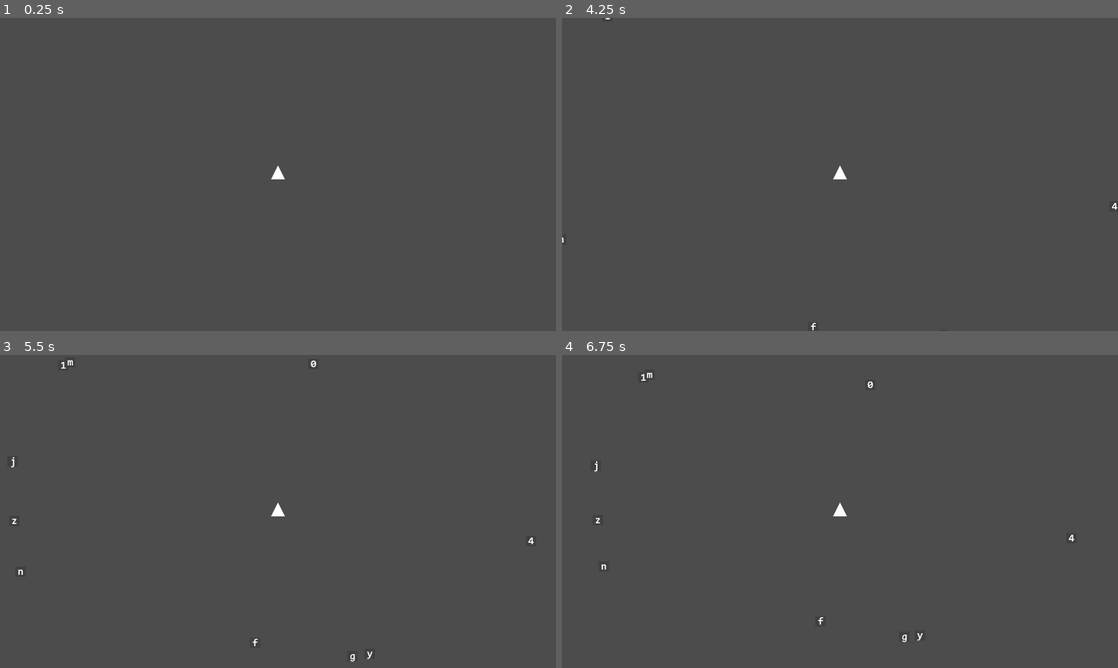
Above: before the commit, frames 1-4 (two rows, left to right).
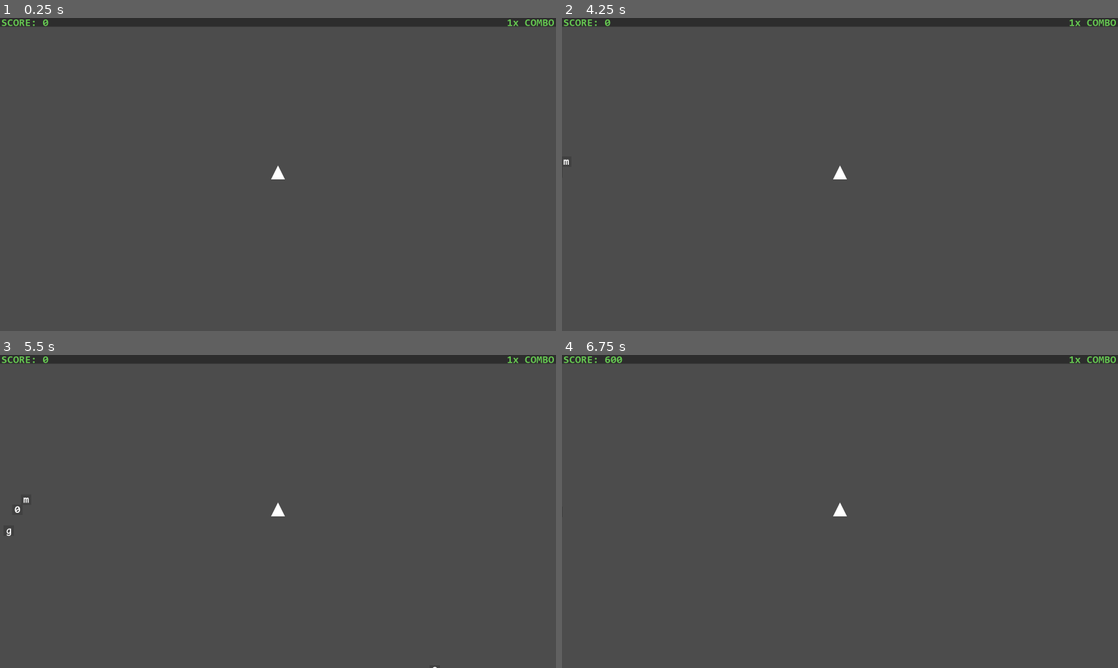
Above: after the commit, the same moments.

Repository: vindow/C-TYPE
Game: Godot game, scene res://scenes/level.tscn
The game is run twice, just before and just after one commit, with the same random seed, the same clock (stepped at 60 frames per second) and the same inputs.
Inputs:
- Up to frame 1 (0.25 s): no input
- Up to frame 2 (4.25 s): tap Enter at 0.5, 2, 3.5 s; hold D 0.53-1.28 s; tap 1 at 0.6 s; tap Space at 0.77, 1.07, 1.25, 1.52, 1.82, 2.75, 3.02, 3.32, 3.77, 4.07 s; tap 3 at 0.8, 1.35 s; hold S 1.28-2.03 s; tap 4 at 1.55, 2.1 s; hold D 2.03-2.78 s; tap 5 at 2.3, 2.85 s; hold W 2.78-3.53 s; tap 2 at 3.05, 3.6 s; hold A from 3.53 s (still down); tap 6 at 3.8 s
- Up to frame 3 (5.5 s): tap 6 at 4.35 s; tap Space at 4.52, 4.82 s; tap 7 at 4.55, 5.1 s; release A at 5.03 s; hold S from 5.03 s (still down); tap 8 at 5.3 s
- Up to frame 4 (6.75 s): release S at 5.78 s; hold D 5.78-6.53 s; tap 8 at 5.85 s; tap Space at 6.02, 6.32 s; tap 9 at 6.05, 6.6 s; hold W from 6.53 s (still down)

The runs differ from the first frame. In frame 1, 2.6% of the frame differs, in the area x 0-100%, y 0-3%; in frame 2, 2.7%; in frame 3, 2.8%; in frame 4, 2.8%, in the area x 0-100%, y 0-92%.
Error after the commit: Invalid get index 'ascii_code' (on base: 'previously freed instance'). (res://scripts/level.gd:141)

Commit message:
Added staggered enemy spawning, HUD, and bomb mechanic

Diff:
--- /dev/null
+++ b/scenes/HUD.tscn
@@ -0,0 +1,30 @@
+[gd_scene load_steps=3 format=2]
+
+[ext_resource path="res://scripts/HUD.gd" type="Script" id=1]
+[ext_resource path="res://assets/fonts/code_new_roman.tres" type="DynamicFont" id=2]
+
+[node name="HUD" type="Control"]
+anchor_right = 1.0
+anchor_bottom = 1.0
+script = ExtResource( 1 )
+
+[node name="ColorRect" type="ColorRect" parent="."]
+margin_right = 1600.0
+margin_bottom = 25.0
+color = Color( 0.176471, 0.176471, 0.176471, 1 )
+
+[node name="score" type="Label" parent="."]
+margin_left = 4.0
+margin_right = 620.0
+margin_bottom = 31.0
+custom_fonts/font = ExtResource( 2 )
+custom_colors/font_color = Color( 0.403922, 0.8, 0.321569, 1 )
+text = "SCORE: 0"
+
+[node name="combo" type="Label" parent="."]
+margin_left = 1333.0
+margin_right = 1595.0
+custom_fonts/font = ExtResource( 2 )
+custom_colors/font_color = Color( 0.403922, 0.8, 0.321569, 1 )
+text = "1x COMBO"
+align = 2
--- /dev/null
+++ b/scenes/bomb.tscn
@@ -0,0 +1,42 @@
+[gd_scene load_steps=5 format=2]
+
+[ext_resource path="res://scripts/bomb.gd" type="Script" id=1]
+[ext_resource path="res://assets/images/explosion.png" type="Texture" id=2]
+
+[sub_resource type="CircleShape2D" id=1]
+radius = 1400.0
+
+[sub_resource type="Animation" id=2]
+resource_name = "explosion"
+length = 0.5
+step = 0.05
+tracks/0/type = "value"
+tracks/0/path = NodePath(".:scale")
+tracks/0/interp = 1
+tracks/0/loop_wrap = true
+tracks/0/imported = false
+tracks/0/enabled = true
+tracks/0/keys = {
+"times": PoolRealArray( 0, 0.5 ),
+"transitions": PoolRealArray( 1, 0.25 ),
+"update": 0,
+"values": [ Vector2( 0.014, 0.014 ), Vector2( 1, 1 ) ]
+}
+
+[node name="bomb" type="Area2D"]
+modulate = Color( 1, 1, 1, 0.254902 )
+position = Vector2( 800, 450 )
+scale = Vector2( 0.014, 0.014 )
+script = ExtResource( 1 )
+
+[node name="CollisionShape2D" type="CollisionShape2D" parent="."]
+shape = SubResource( 1 )
+
+[node name="Sprite" type="Sprite" parent="."]
+modulate = Color( 1, 0.917647, 0.541176, 0.313726 )
+z_index = -1
+texture = ExtResource( 2 )
+
+[node name="AnimationPlayer" type="AnimationPlayer" parent="."]
+anims/explosion = SubResource( 2 )
+[connection signal="area_entered" from="." to="." method="_on_bomb_area_entered"]
--- a/scenes/level.tscn
+++ b/scenes/level.tscn
@@ -1,15 +1,24 @@
-[gd_scene load_steps=3 format=2]
+[gd_scene load_steps=4 format=2]
 
 [ext_resource path="res://scripts/level.gd" type="Script" id=1]
-[ext_resource path="res://scenes/units/player.tscn" type="PackedScene" id=2]
+[ext_resource path="res://scenes/HUD.tscn" type="PackedScene" id=2]
+[ext_resource path="res://scenes/units/player.tscn" type="PackedScene" id=3]
 
 [node name="level" type="Node2D"]
 script = ExtResource( 1 )
 
-[node name="player" parent="." instance=ExtResource( 2 )]
+[node name="HUD" parent="." instance=ExtResource( 2 )]
+
+[node name="player" parent="." instance=ExtResource( 3 )]
 position = Vector2( 800, 450 )
 
 [node name="spawn_timer" type="Timer" parent="."]
+wait_time = 0.5
+
+[node name="wave_timer" type="Timer" parent="."]
 wait_time = 3.0
 one_shot = true
+[connection signal="combo_changed" from="." to="HUD" method="_on_level_combo_changed"]
+[connection signal="score_changed" from="." to="HUD" method="_on_level_score_changed"]
 [connection signal="timeout" from="spawn_timer" to="." method="_on_spawn_timer_timeout"]
+[connection signal="timeout" from="wave_timer" to="." method="_on_wave_timer_timeout"]
--- a/scenes/units/bullet.gd
+++ b/scenes/units/bullet.gd
@@ -17,4 +17,5 @@
 func _on_bullet_area_entered(area):
 	if area == target_to_kill:
 		area.kill()
+		get_parent().add_score(true)
 		queue_free()
--- /dev/null
+++ b/scripts/HUD.gd
@@ -0,0 +1,20 @@
+extends Control
+
+onready var score = get_node("score")
+onready var combo = get_node("combo")
+
+# Called when the node enters the scene tree for the first time.
+func _ready():
+	pass
+
+# Called every frame. 'delta' is the elapsed time since the previous frame.
+#func _process(delta):
+#	pass
+
+
+func _on_level_score_changed(score_amount):
+	score.text = "SCORE: " + String(score_amount)
+
+
+func _on_level_combo_changed(combo_amount):
+	combo.text = String(combo_amount) + "x COMBO"
--- /dev/null
+++ b/scripts/bomb.gd
@@ -0,0 +1,15 @@
+extends Area2D
+
+
+# Called when the node enters the scene tree for the first time.
+func _ready():
+	get_node("AnimationPlayer").play("explosion")
+
+func _process(delta):
+	if not get_node("AnimationPlayer").is_playing():
+		queue_free()
+
+func _on_bomb_area_entered(area):
+	if area.has_method("kill"):
+		area.kill()
+		get_parent().add_score(false)
--- a/scripts/enemy.gd
+++ b/scripts/enemy.gd
@@ -14,6 +14,7 @@
 	var pos_difference = get_parent().get_node("player").get_position() - position
 	position += velocity * pos_difference.normalized() * delta
 
+# Changes the enemy text to red to indicate they are marked for death
 func mark():
 	get_node("character").add_color_override("font_color", Color("ff5050"))
 	set_z_index(-10)
@@ -23,7 +24,7 @@
 	queue_free()
 
 func _on_enemy_area_entered(area):
-	if area.has_method("take_damage"):
-		area.take_damage()
+	if area.has_method("die"):
+		area.die()
 		get_parent().remove_enemy(get_node("."))
 		kill()
--- a/scripts/level.gd
+++ b/scripts/level.gd
@@ -2,31 +2,38 @@
 
 var rng = RandomNumberGenerator.new()
 var enemy = preload("res://scenes/units/enemy.tscn")
+var bomb = preload("res://scenes/bomb.tscn")
 var enemies = []
-var wave = 1
+var wave = 0
+var difficulty = 0
+var current_z_index = -1
+var spawn_counter = 20
+var score = 0
+var combo = 1
+var bomb_count = 3
+var bomb_cooldown = 5.0
 
-# Called when the node enters the scene tree for the first time.
+signal score_changed(score_amount)
+signal combo_changed(combo_amount)
+
+
 func _ready():
 	rng.randomize()
 
 
 func _process(delta):
-	var spawn_timer = get_node("spawn_timer")
-	if enemies.size() == 0 and spawn_timer.is_stopped():
-		spawn_timer.start()
-
-
-# Spawn a wave of enemies, amount varies based on current wave number
-func spawn_wave():
+	bomb_cooldown -= delta
 	var num_to_spawn = 9 + wave
-	var difficulty = 0
 	if wave > 9:
 		difficulty = 2
 		num_to_spawn += wave - 10
 	elif wave > 4:
 		difficulty = 1
-	for i in range (1, num_to_spawn):
-		spawn_enemy(difficulty, num_to_spawn - i)
+	if spawn_counter >= num_to_spawn:
+		get_node("spawn_timer").stop()
+		var wave_timer = get_node("wave_timer")
+		if enemies.size() == 0 and wave_timer.is_stopped():
+			wave_timer.start()
 
 
 # Spawn a single enemy in a random valid location
@@ -37,13 +44,13 @@
 	var quadrant_to_spawn = rng.randi_range(0, 3)
 	match quadrant_to_spawn:
 		0:
-			enemy_instance.position = Vector2(rng.randi_range(25, 1575), rng.randi_range(-100, -25))
+			enemy_instance.position = Vector2(rng.randi_range(25, 1575), 0)
 		1:
-			enemy_instance.position = Vector2(rng.randi_range(1625, 1700), rng.randi_range(25, 875))
+			enemy_instance.position = Vector2(1625, rng.randi_range(0, 875))
 		2:
-			enemy_instance.position = Vector2(rng.randi_range(25, 1575), rng.randi_range(925, 1000))
+			enemy_instance.position = Vector2(rng.randi_range(25, 1575), 925)
 		3:
-			enemy_instance.position = Vector2(rng.randi_range(-100, -25), rng.randi_range(25, 875))
+			enemy_instance.position = Vector2(-25, rng.randi_range(25, 875))
 
 	# Generate the random ASCII number to convert into a character for the enemy text
 	enemy_instance.ascii_code = generate_ascii(difficulty)
@@ -51,6 +58,7 @@
 	# Add enemy to array to track end of wave
 	enemies.append(enemy_instance)
 	add_child(enemy_instance)
+	spawn_counter +=1
 
 
 # Generate an ASCII number of a valid character for set difficulty
@@ -79,58 +87,88 @@
 # Process player keyboard input
 func _input(event):
 	if event is InputEventKey and event.pressed:
-		# Convert scancode to ASCII
-		var ascii_check = event.scancode
-		if event.shift:
-			match event.scancode:
-				KEY_1, KEY_3, KEY_4, KEY_5:
-					ascii_check -= 16
-				KEY_2:
-					ascii_check = 64
-				KEY_6:
-					ascii_check = 94
-				KEY_7:
-					ascii_check = 38
-				KEY_8:
-					ascii_check = 42
-				KEY_9:
-					ascii_check = 40
-				KEY_0:
-					ascii_check = 41
-				KEY_QUOTELEFT:
-					ascii_check = 126
-				KEY_MINUS:
-					ascii_check = 95
-				KEY_EQUAL:
-					ascii_check = 43
-				KEY_BACKSLASH:
-					ascii_check += 32
-				KEY_SEMICOLON:
-					ascii_check = 58
-				KEY_APOSTROPHE:
-					ascii_check = 34
-				KEY_COMMA:
-					ascii_check = 60
-				KEY_PERIOD:
-					ascii_check = 62
-				KEY_SLASH:
-					ascii_check = 63
+		# Check for bomb input
+		if event.scancode == KEY_SPACE:
+			use_bomb()
 		else:
-			match event.scancode:
-				KEY_A, KEY_B, KEY_C, KEY_D, KEY_E, KEY_F, KEY_G, KEY_H, KEY_I, KEY_J, KEY_K, KEY_L, KEY_M, KEY_N, KEY_O, KEY_P, KEY_Q, KEY_R, KEY_S, KEY_T, KEY_U, KEY_V, KEY_W, KEY_X, KEY_Y, KEY_Z:
-					ascii_check += 32
-				KEY_BRACELEFT, KEY_BRACERIGHT:
-					ascii_check -= 32
-		# Check if enemy is a valid target for key pressed
-		for i in range(0, enemies.size()):
-			# TODO: add penalty for typo
-			if ascii_check == enemies[i].ascii_code:
-				get_node("player").shoot(enemies[i])
-				enemies[i].mark()
-				enemies.remove(i)
-				break
+			# Convert scancode to ASCII
+			var ascii_check = event.scancode
+			if event.shift:
+				match event.scancode:
+					KEY_1, KEY_3, KEY_4, KEY_5:
+						ascii_check -= 16
+					KEY_2:
+						ascii_check = 64
+					KEY_6:
+						ascii_check = 94
+					KEY_7:
+						ascii_check = 38
+					KEY_8:
+						ascii_check = 42
+					KEY_9:
+						ascii_check = 40
+					KEY_0:
+						ascii_check = 41
+					KEY_QUOTELEFT:
+						ascii_check = 126
+					KEY_MINUS:
+						ascii_check = 95
+					KEY_EQUAL:
+						ascii_check = 43
+					KEY_BACKSLASH:
+						ascii_check += 32
+					KEY_SEMICOLON:
+						ascii_check = 58
+					KEY_APOSTROPHE:
+						ascii_check = 34
+					KEY_COMMA:
+						ascii_check = 60
+					KEY_PERIOD:
+						ascii_check = 62
+					KEY_SLASH:
+						ascii_check = 63
+			else:
+				match event.scancode:
+					KEY_A, KEY_B, KEY_C, KEY_D, KEY_E, KEY_F, KEY_G, KEY_H, KEY_I, KEY_J, KEY_K, KEY_L, KEY_M, KEY_N, KEY_O, KEY_P, KEY_Q, KEY_R, KEY_S, KEY_T, KEY_U, KEY_V, KEY_W, KEY_X, KEY_Y, KEY_Z:
+						ascii_check += 32
+					KEY_BRACELEFT, KEY_BRACERIGHT:
+						ascii_check -= 32
+			# Check if enemy is a valid target for key pressed
+			if (ascii_check < 126):
+				var killed_enemy = false
+				for i in range(0, enemies.size()):
+					# TODO: add penalty for typo
+					if ascii_check == enemies[i].ascii_code:
+						get_node("player").shoot(enemies[i])
+						enemies[i].mark()
+						enemies.remove(i)
+						killed_enemy = true
+						break
+				if not killed_enemy:
+					combo = 1
+					emit_signal("combo_changed", combo)
 
 
+func use_bomb():
+	if bomb_count > 0 and bomb_cooldown <= 0.0:
+		var bomb_instance = bomb.instance()
+		bomb_instance.set_position(Vector2(800, 450))
+		add_child(bomb_instance)
+		bomb_count -= 1
+		bomb_cooldown = 5.0
+
+func add_score(add_combo):
+	if add_combo:
+		score += 100 * combo * (difficulty + 1)
+		combo += 1
+		emit_signal("combo_changed", combo)
+	else:
+		score += 100 * (difficulty + 1)
+	emit_signal("score_changed", score)
+
+
+
+# TODO: Only useful if you're gonna have health!
 func remove_enemy(enemy):
 	for i in range(0, enemies.size()):
 		if enemies[i] == enemy:
@@ -138,7 +176,13 @@
 			break
 
 
+# Countdown timer for the next enemy to spawn (staggered spawning)
+func _on_spawn_timer_timeout():
+	spawn_enemy(difficulty, current_z_index)
+
+
 # Countdown timer for the next wave
-func _on_spawn_timer_timeout():
+func _on_wave_timer_timeout():
 	wave += 1
-	spawn_wave()
+	spawn_counter = 0
+	get_node("spawn_timer").start()
--- a/scripts/player.gd
+++ b/scripts/player.gd
@@ -21,4 +21,4 @@
 	get_parent().add_child(b_instance)
 
 func take_damage():
-	pass
+	print("ded")
Binary file added: assets/images/explosion.png
Not shown, added: assets/images/explosion.png.import
